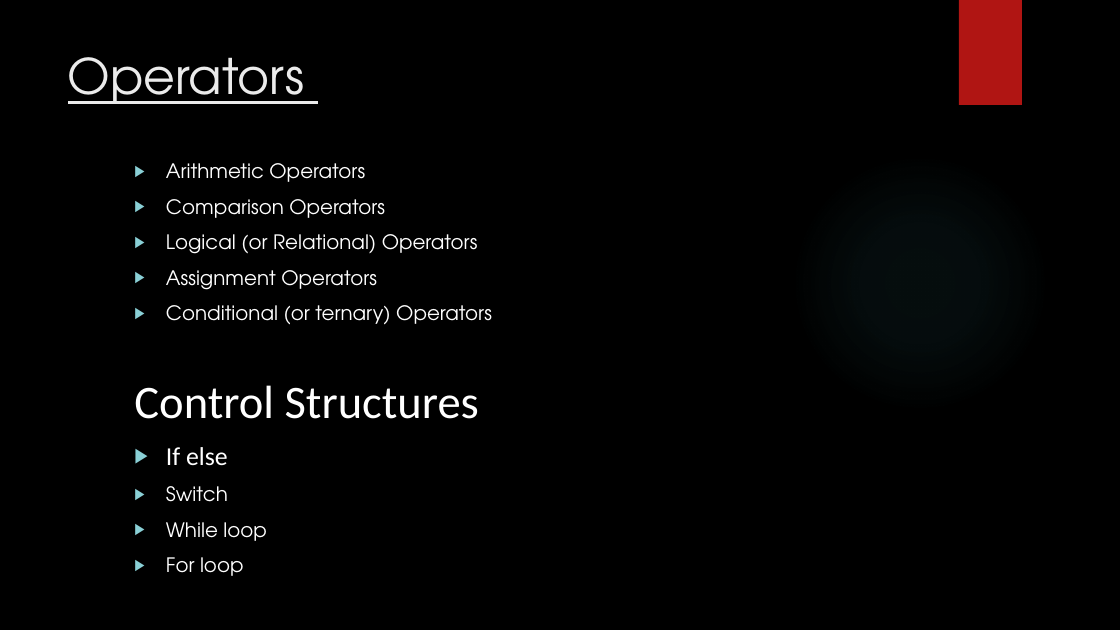
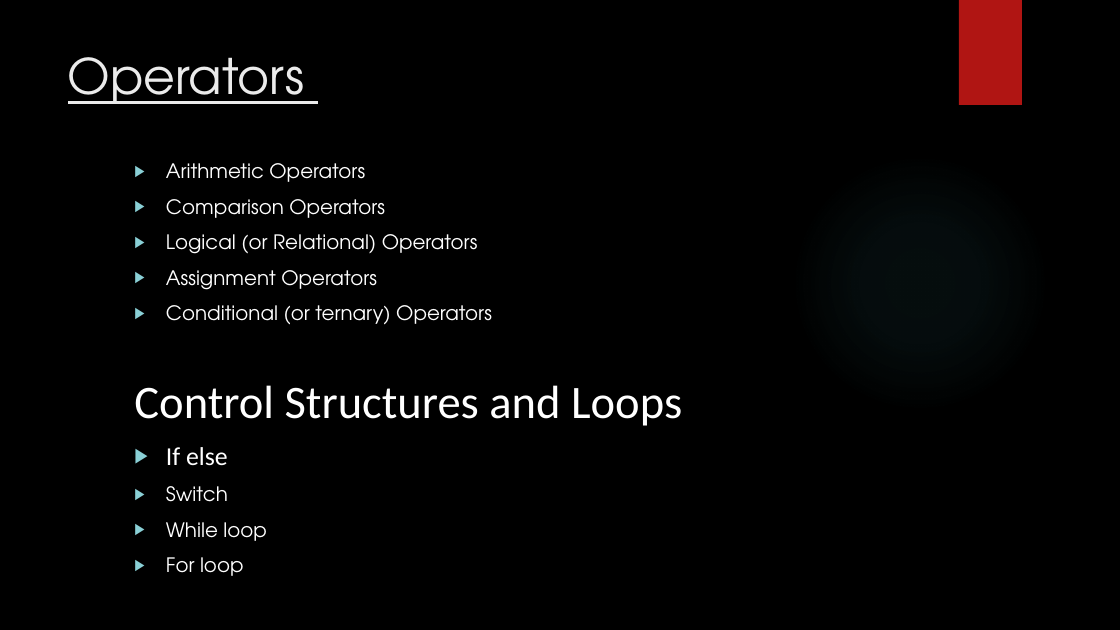
Before and after one commit to prashanthr036/qUnit-WS, a slide deck: slide 8 of docs/TestingQunit.pptx (slide 7 before the commit). Drawn at 1120x630 pixels with LibreOffice and Linux fonts; fonts in the diff are those of the drawing; background and template pictures are left out. Boxes give left, top, right and bottom in pixels: in the first picture for what was removed or moved away, otherwise in the second. Text is boxed around its words. In the diff, an @@ line names an element or a change of style, - is before the commit and + after.

```diff
--- a/docs/TestingQunit.pptx
+++ b/docs/TestingQunit.pptx
@@ text at (134,385,682,426): text changed @@
-Control Structures
+Control Structures and Loops
```
Also in this commit, not shown: 6 other slides changed, 1 slide added.
